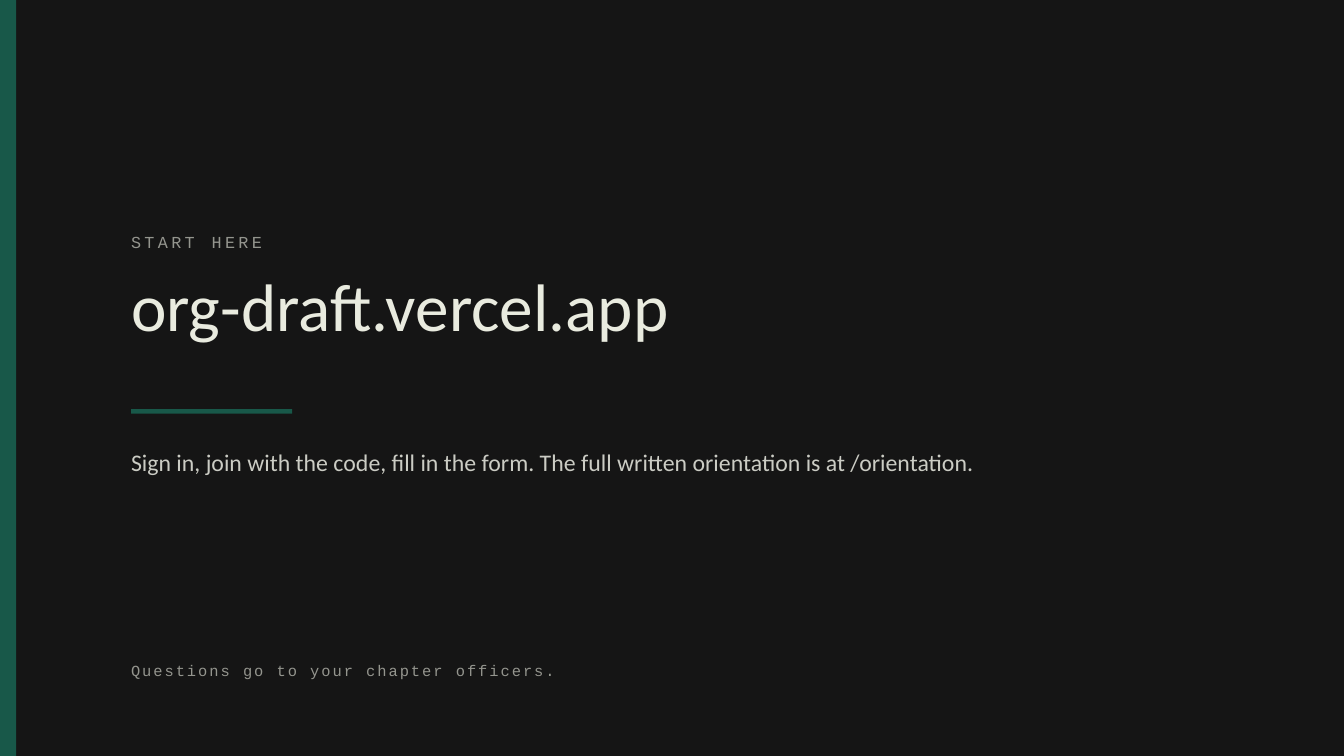
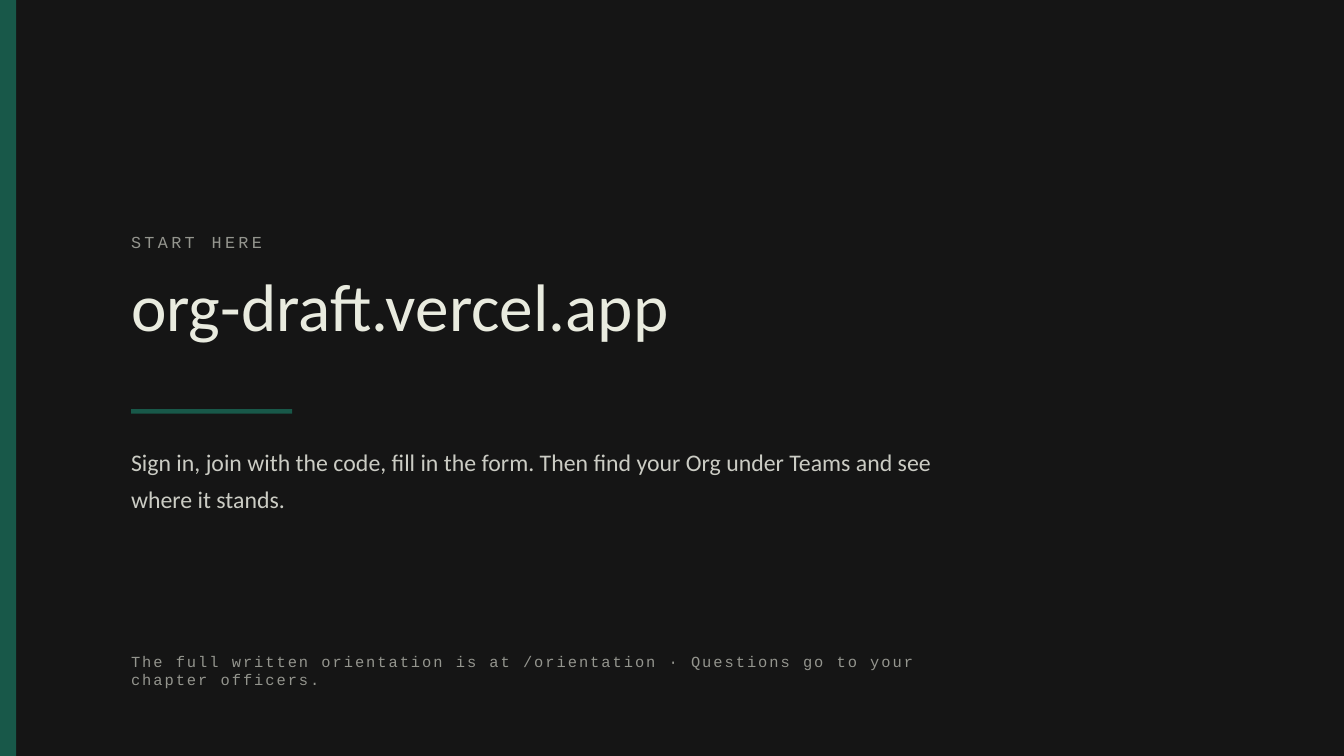
Before and after one commit to Slifronic/org-draft, a slide deck: slide 16 of slides/PBL-orientation.pptx. Drawn at 1344x756 pixels with LibreOffice and Linux fonts; fonts in the diff are those of the drawing. Boxes give left, top, right and bottom in pixels: in the first picture for what was removed or moved away, otherwise in the second. Text is boxed around its words. In the diff, an @@ line names an element or a change of style, - is before the commit and + after.

```diff
--- a/slides/PBL-orientation.pptx
+++ b/slides/PBL-orientation.pptx
@@ text at (131, 454, 931, 508): text changed @@
-Sign in, join with the code, fill in the form. The full written orientation is at /orientation.
+Sign in, join with the code, fill in the form. Then find your Org under Teams and see where it stands.
@@ text at (131, 656, 913, 688): text changed @@
-Questions go to your chapter officers.
+The full written orientation is at /orientation · Questions go to your chapter officers.
```
Also in this commit, not shown: 7 other slides changed, 8 slides added, 8 slides removed, 4 other files.
